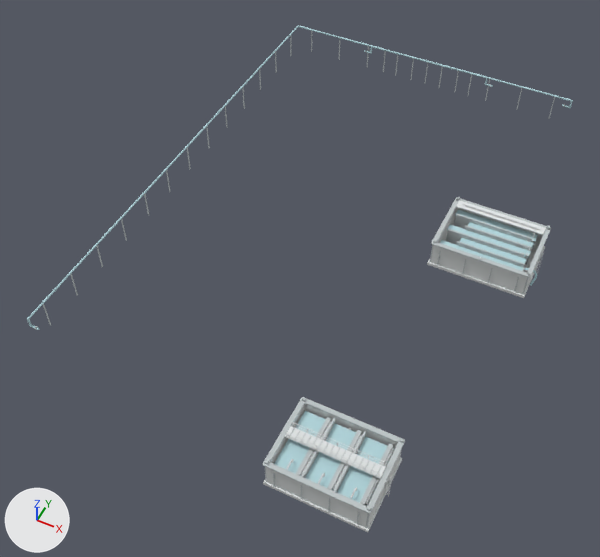
A saved change to the glTF model examples/m1/assets/wastewater-plant/tiled/coarse/group-root-1-0-1-1-1-0.glb.
Both versions are drawn from a 50 mm camera at (952.5, -318.4, 85.2) aimed at (917.3, -248.1, -2.7). Every picture has the same lights, and +X, +Y and +Z are marked at lower left. The first picture is the older version. Vertices at exactly the same position are counted once.

The first picture shows 'render-batch-0', 'render-batch-1', 'render-batch-3', 'render-batch-4', 'render-batch-5' and 1 more.
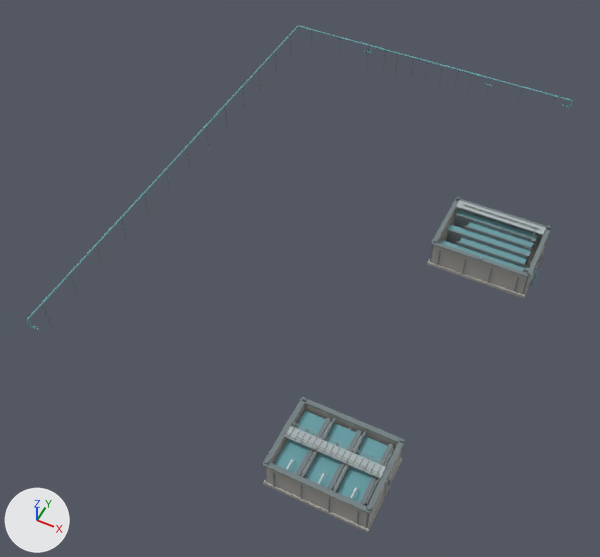
The edits, one by one:
Material 'Equipment.water' (mat_equipment_water) changes colour from cyan #b6d9df to cyan #6ca2aa; in linear values from (0.466, 0.691, 0.737) to (0.15, 0.36, 0.4).
Material 'Equipment.concreteDark' (mat_equipment_concretedark) changes colour from light grey #bdc5c7 to grey #768184; in linear values from (0.511, 0.557, 0.568) to (0.18, 0.22, 0.23).
Material 'Equipment.concrete' (mat_equipment_concrete) changes colour from light grey #d9dddc to grey #aaa8a2; in linear values from (0.691, 0.721, 0.719) to (0.4, 0.39, 0.36).
Material 'Equipment.steel' (mat_equipment_steel) changes colour from white #e5e9e9 to grey #afb8ba; in linear values from (0.783, 0.814, 0.816) to (0.43, 0.48, 0.49).
me_mesh_3 is used by ob_render_batch_3; location (0.0, 0.0, 0.0).
me_mesh_3 had 312 vertices, 584 faces, 174 loose edges and spanned x 928.6..946.9, y -279.9..-229.9, z 0.2..4.5.
me_mesh_3 no longer uses material mat_equipment_concrete (light grey #d9dddc).
me_mesh_3 now has 58 vertices, 112 faces, 17 loose edges and spans x 945.1..945.5, y -235.6..-235.2, z 3.0..3.5.
me_mesh_3 part 1: 161 vertices removed from x 933.1..946.9, y -240.1..-229.9, z 0.2..4.3; 58 vertices added at x 945.1..945.5, y -235.6..-235.2, z 3.0..3.5.
me_mesh_3 part 2: 151 vertices removed from x 928.6..941.4, y -279.9..-270.1, z 0.2..4.5.
me_mesh_3 gains material mat_equipment_equipment (grey #95a2a6).
me_mesh_4 is used by ob_render_batch_4; location (0.0, 0.0, 0.0).
me_mesh_4 had 1638 vertices, 2999 faces, 1313 loose edges and spanned x 929.5..947.3, y -275.8..-231.1, z 0.2..5.7.
me_mesh_4 no longer uses material mat_equipment_safety (white #e3e6e6).
me_mesh_4 now has 312 vertices, 584 faces, 88 loose edges and spans x 928.6..946.9, y -279.9..-229.9, z 0.2..4.5.
me_mesh_4 part 3: 1002 vertices removed from x 929.5..941.8, y -275.8..-274.2, z 0.2..5.7; 151 vertices added at x 928.6..941.4, y -279.9..-270.1, z 0.2..4.5.
me_mesh_4 part 4: 636 vertices removed from x 934.5..947.3, y -236.2..-231.1, z 0.2..4.8; 161 vertices added at x 933.1..946.9, y -240.1..-229.9, z 0.2..4.3.
me_mesh_4 gains material mat_equipment_concrete (grey #aaa8a2).

What differs and where, as boxes (x1, y1, x2, y2) in the pictures (600 x 557 px):
'render-batch-1', recoloured: (35, 31, 565, 528) in both
'render-batch-0', recoloured: (27, 25, 573, 506) in both
'render-batch-4', recoloured: (263, 204, 545, 532) in both
'render-batch-3', recoloured: (263, 207, 545, 532) in both
'render-batch-5', recoloured: (285, 200, 546, 505) in both
part 1 of me_mesh_3, reshaped: before (427, 207, 545, 298); after (525, 253, 529, 258)
part 2 of me_mesh_3, deleted: before (263, 403, 402, 532)
part 3 of me_mesh_4, reshaped: before (286, 422, 392, 497); after (263, 403, 402, 532)
part 4 of me_mesh_4, reshaped: before (463, 204, 544, 273); after (427, 207, 545, 298)
